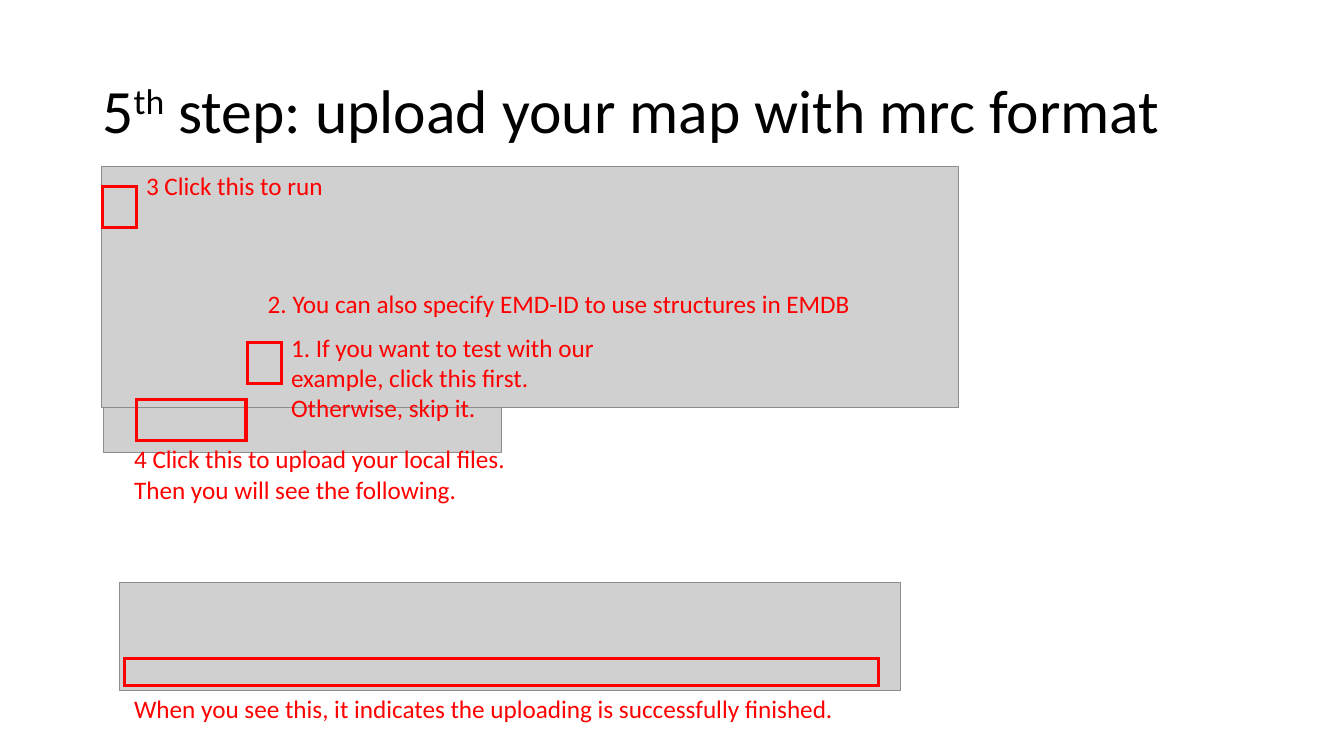
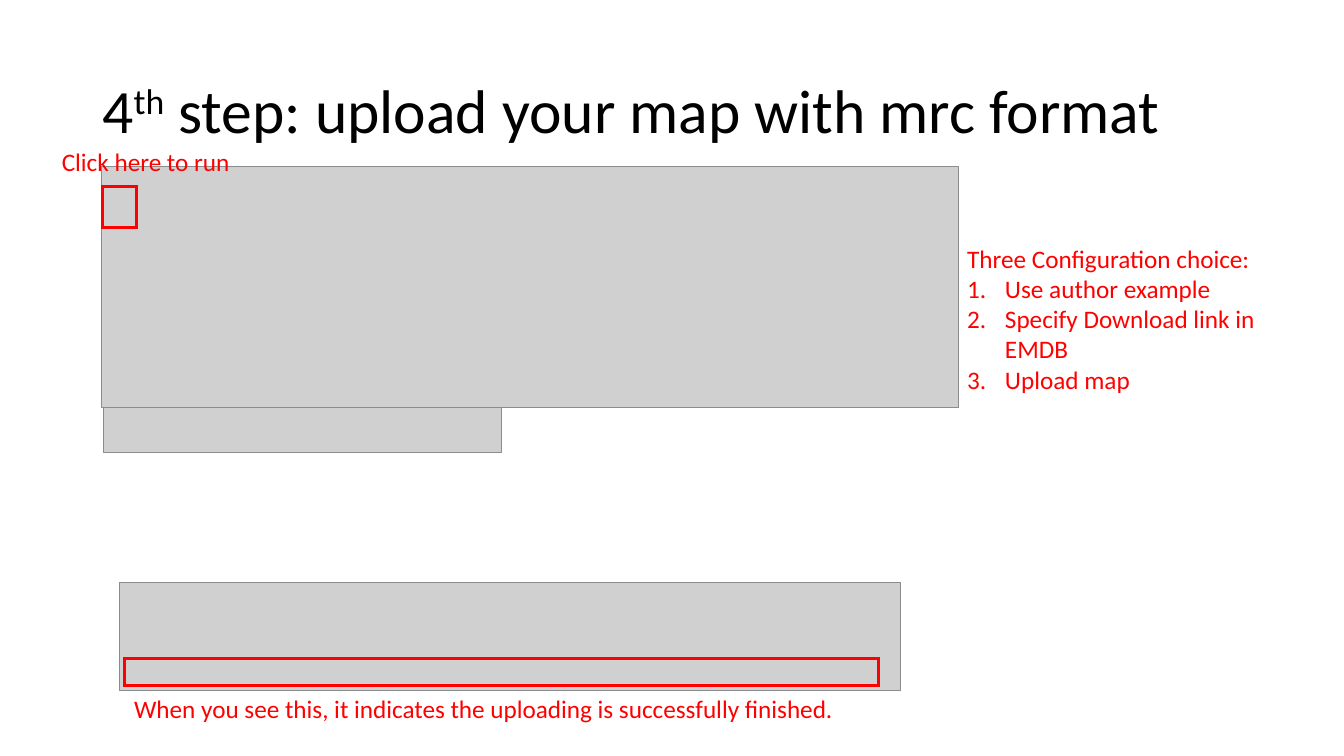
Before and after one commit to kiharalab/CryoREAD, a slide deck: slide 13 of CryoREAD_tutorial.pptx (slide 7 before the commit). Drawn at 1344x756 pixels with LibreOffice and Linux fonts; fonts in the diff are those of the drawing; grey boxes stand for pictures. Boxes give left, top, right and bottom in pixels: in the first picture for what was removed or moved away, otherwise in the second. Text is boxed around its words. In the diff, an @@ line names an element or a change of style, - is before the commit and + after.

```diff
--- a/CryoREAD_tutorial.pptx
+++ b/CryoREAD_tutorial.pptx
@@ text at <box>62,150,229,177</box>: text changed @@
-3 Click this to run
+Click here to run
@@ text added at <box>967,250,1254,393</box>, 18 pt, text #FF0000 @@
+Three Configuration choice:
+1. Use author example
+2. Specify Download link in EMDB
+3. Upload map
@@ text removed at <box>268,295,849,317</box> @@
-2. You can also specify EMD-ID to use structures in EMDB
@@ rectangle removed at <box>247,342,281,383</box> @@
@@ text removed at <box>291,339,593,421</box> @@
-1. If you want to test with our example, click this first. Otherwise, skip it.
@@ rectangle removed at <box>137,399,247,441</box> @@
@@ text removed at <box>134,448,505,504</box> @@
-4 Click this to upload your local files.
-Then you will see the following.
```
Also in this commit, not shown: 6 other slides changed, 7 slides added, 1 slide removed.
